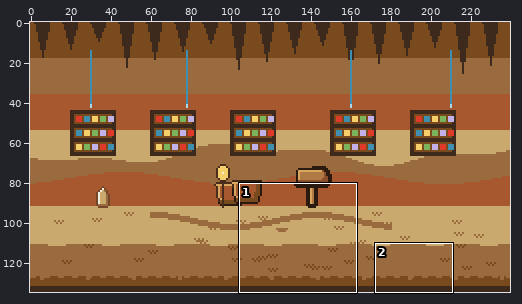
Pixel-art file -- opus-test-run/aseprite/trek-2-path.aseprite. Above: a wide view before the commit, with the close-up outlined.
Close-up. Before the commit:
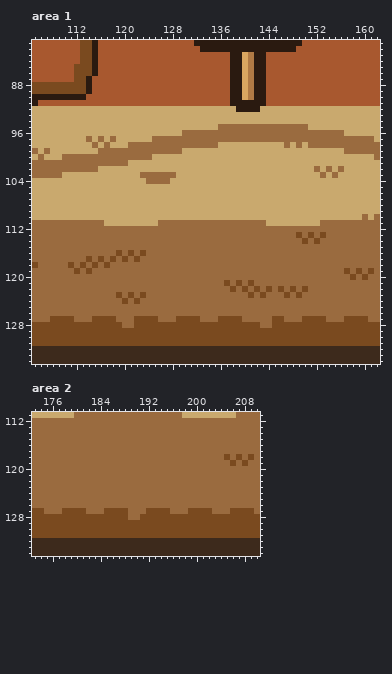
240x135 pixels, 1 frame. Shown: area 1: x 105..162, y 81..134; area 2: x 173..210, y 111..134. The commit also changed other parts of the picture, which this record leaves out.
After:
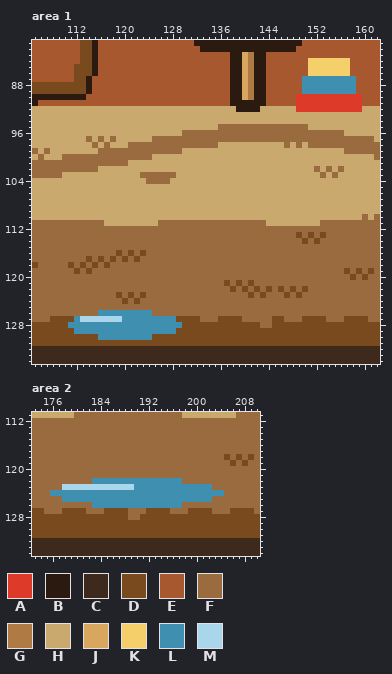
Palette (. is transparent): A #dd3a2a  B #2a1a10  C #3d2a1c  D #7a4a1f  E #a8582f  F #9a6b3f  G #b07a45  H #c9a96e  J #d9a660  K #f5cf6a  L #3f8fb0  M #a9d6ea
The edit:
Changed rows in their new state; - is an unchanged pixel.
Area 1, layer "detail":
first column x 149:
 84 --KKKKKKK--
 85 --KKKKKKK--
 86 --KKKKKKK--
 87 -LLLLLLLLL-
 88 -LLLLLLLLL-
 89 -LLLLLLLLL-
 90 AAAAAAAAAAA
 91 AAAAAAAAAAA
 92 AAAAAAAAAAA
first column x 111:
126 -----LLLLLLLLL-----
127 -LMMMMMMMLLLLLLLLL-
128 LLLLLLLLLLLLLLLLLLL
129 -LLLLLLLLLLLLLLLLL-
130 -----LLLLLLLLL-----
Area 2, layer "detail":
first column x 176:
122 -------LLLLLLLLLLLLLLL-------
123 --MMMMMMMMMMMMLLLLLLLLLLLLL--
124 LLLLLLLLLLLLLLLLLLLLLLLLLLLLL
125 --LLLLLLLLLLLLLLLLLLLLLLLLL--
126 -------LLLLLLLLLLLLLLL-------
Where, in picture pixels (left, top, right, bottom), the same in both close-ups:
changed: (296, 58, 362, 112)
changed: (68, 310, 182, 340)
changed: (50, 478, 224, 508)
